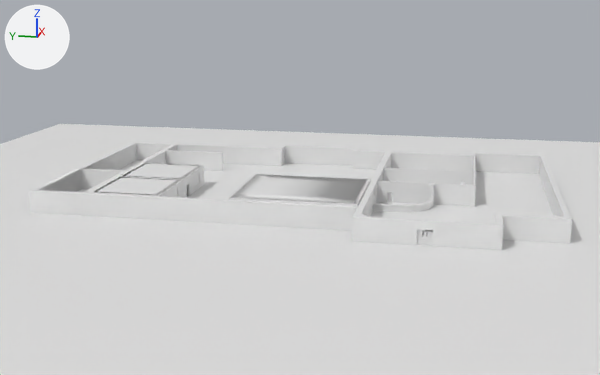
One commit to the FBX model Assets/Models/Map.fbx: the scene before it, then after it.
Before and after are seen from a 50 mm camera at (-1.779, -0.449, 0.494) aimed at (0.136, -0.066, 0.015). The lights are fixed; the arrows at upper left show +X, +Y and +Z. Where no turn or scale is listed for an object, it has been applied to the vertices. Vertices at the same position are counted once.

In view in the first picture: 'Ground', 'Hall Table', 'Main Walls', 'Psycho Room', 'Psycho Room.001', 'Surgery'.
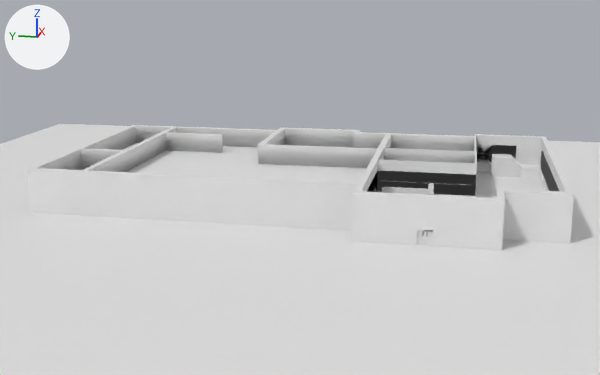
The newer file is also rescaled (x100.0), turned or shifted as a whole; pictures and numbers use the older file's frame.

Boxes (x1, y1, x2, y2) around the edits, measured in the pictures (600 x 375 px):
```json
{"object": "Main Walls", "change": "reshaped", "before": [29, 142, 572, 250], "after": [27, 125, 574, 250], "on screen": "16% taller"}
{"object": "Stairs.001", "change": "added", "after": [491, 154, 521, 177]}
{"part": 1, "of": "me_walls", "change": "added", "after": [27, 125, 574, 225]}
{"object": "Surgery", "change": "unchanged, covered by the edit", "before": [229, 174, 371, 206]}
{"object": "Psycho Room", "change": "unchanged, covered by the edit", "before": [90, 176, 184, 197]}
{"object": "Psycho Room.001", "change": "unchanged, covered by the edit", "before": [120, 163, 204, 198]}
```

Scene script edits in JSON lines:
```json
{"block": "me_walls", "where": "# used by ob_main_walls; location = (0.147, -0.085, 0.021)"}
{"op": "remove", "block": "me_walls", "code": "me_walls.from_pydata(...)  # 256 vertices, 248 faces; spans x -0.356..0.356, y -0.578..0.578, z -0.025..0.025"}
{"op": "add", "block": "me_walls", "code": "me_walls.from_pydata(...)  # 478 vertices, 484 faces; spans x -0.356..0.356, y -0.578..0.578, z -0.025..0.075"}
{"block": "me_walls", "change": "me_walls part 1: 222 vertices added at x -0.356..0.356, y -0.578..0.578, z -0.025..0.075"}
{"op": "add", "block": "me_cube_003", "code": ["me_cube_003 = bpy.data.meshes.new('Cube.003')", "me_cube_003.from_pydata(...)  # 82 vertices, 80 faces; spans x -0.025..0.025, y -0.04..0.035, z -0.0375..0.0135"]}
{"op": "add", "block": "ob_stairs_001", "code": ["ob_stairs_001 = bpy.data.objects.new('Stairs.001', me_cube_003)", "ob_stairs_001.location = (0.461, -0.56, 0.033)"]}
```
